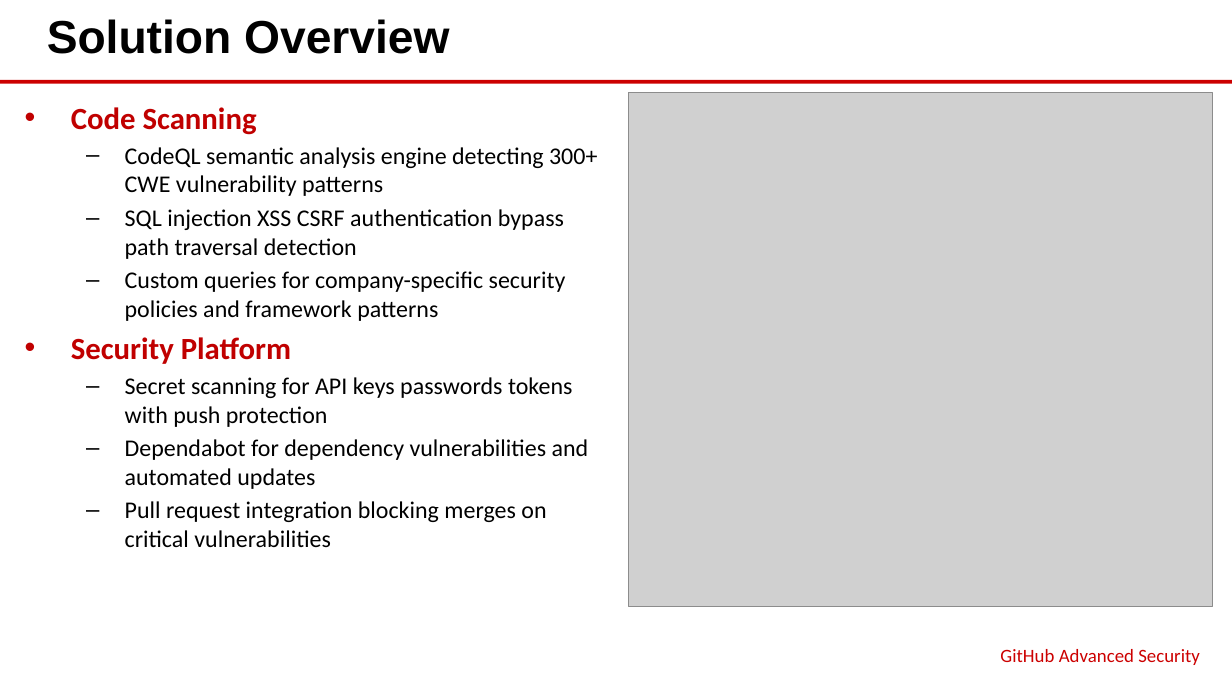
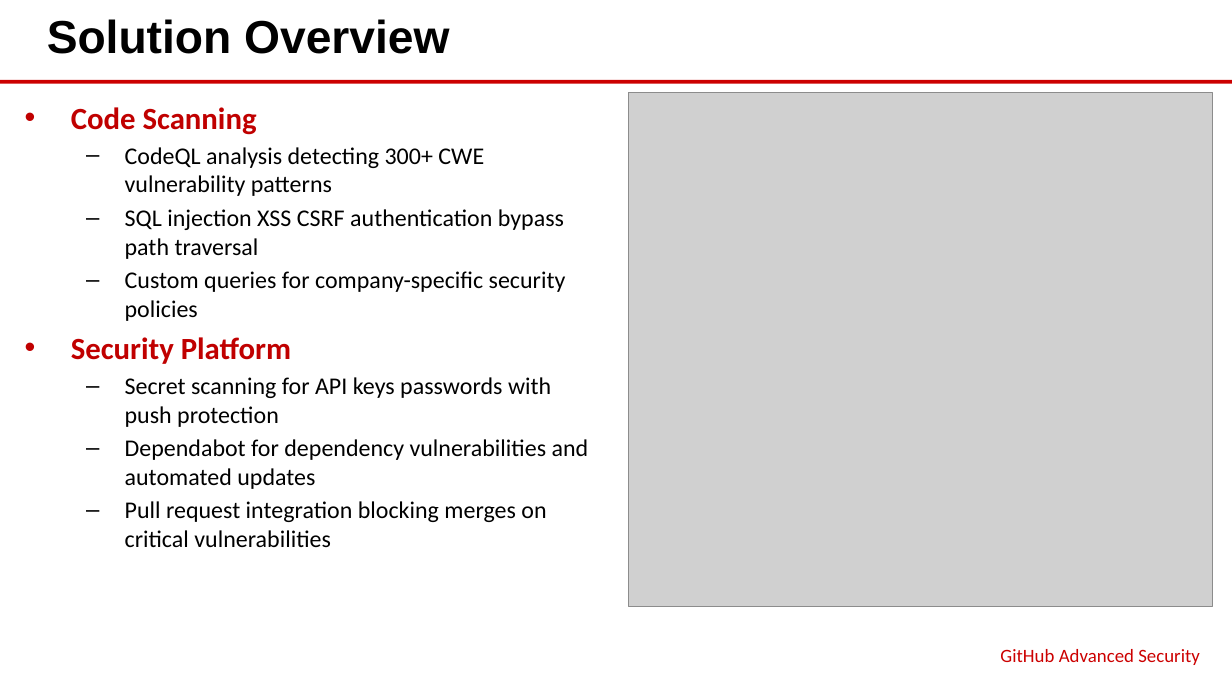
Before and after one commit to eoframework/solutions, a slide deck: slide 4 of solutions/github/cyber-security/advanced-security/presales/solution-briefing.pptx. Drawn at 1232x693 pixels with LibreOffice and Linux fonts; fonts in the diff are those of the drawing; grey boxes stand for pictures. Boxes give left, top, right and bottom in pixels: in the first picture for what was removed or moved away, otherwise in the second. Text is boxed around its words. In the diff, an @@ line names an element or a change of style, - is before the commit and + after.

```diff
--- a/solutions/github/cyber-security/advanced-security/presales/solution-briefing.pptx
+++ b/solutions/github/cyber-security/advanced-security/presales/solution-briefing.pptx
@@ text at (125, 147, 566, 321): text changed @@
-  – CodeQL semantic analysis engine detecting 300+ CWE vulnerability patterns
-  – SQL injection XSS CSRF authentication bypass path traversal detection
-  – Custom queries for company-specific security policies and framework patterns
+  – CodeQL analysis detecting 300+ CWE vulnerability patterns
+  – SQL injection XSS CSRF authentication bypass path traversal
+  – Custom queries for company-specific security policies
@@ text at (125, 377, 551, 427): text changed @@
-  – Secret scanning for API keys passwords tokens with push protection
+  – Secret scanning for API keys passwords with push protection
```
Also in this commit, not shown: 1 other slide changed, 11 other files.
